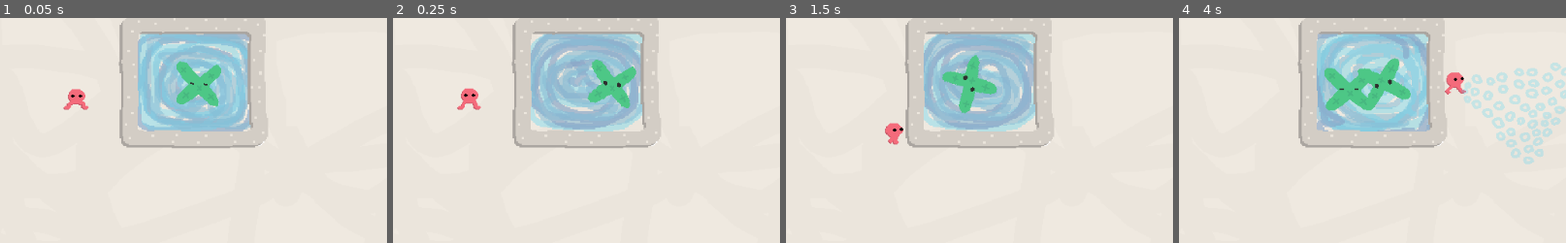
Above: before the commit, frames 1-4 (left to right).
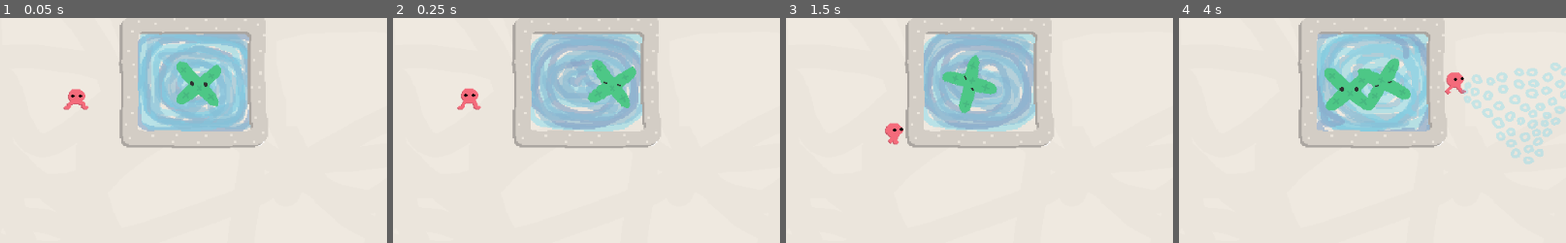
Above: after the commit, the same moments.

Repository: colinkarpfinger/HalfLife3
Game: Godot game, scene res://Scenes/Main.tscn
Same seed, same stepped clock (60 frames per second), same inputs: the game is played once before the commit and once after it. Sound files missing from this copy of the repository are replaced by a short silence.
Inputs (mouse positions are % of the whole screen's width and height, from its top left):
- Up to frame 1 (0.05 s): no input
- Up to frame 2 (0.25 s): no input
- Up to frame 3 (1.5 s): move the mouse to (72, 45) at 0.52 s; press the mouse at (72, 45) at 0.53 s; hold D (move_right) 0.53-1.28 s; move the mouse to (30, 55) at 1.27 s; release the mouse at (30, 55) at 1.28 s; hold S (move_down) from 1.28 s (still down); click (30, 55) at 1.35 s
- Up to frame 4 (4 s): move the mouse to (60, 28) at 2.02 s; release S (move_down) at 2.03 s; press the mouse at (60, 28) at 2.03 s; hold D (move_right) 2.03-2.78 s; move the mouse to (45, 71) at 2.77 s; release the mouse at (45, 71) at 2.78 s; hold W (move_up) 2.78-3.53 s; click (45, 71) at 2.85 s; move the mouse to (80, 66) at 3.52 s; press the mouse at (80, 66) at 3.53 s; hold A (move_left) from 3.53 s (still down)
The pictures show only the part of the screen within x 31-81%, y 36-86%; the shares and areas given below are measured in that part.

The runs differ from the first frame. In frame 1, less than 0.1% of the frame differs, in the area x 49-54%, y 28-31%; in frame 2, less than 0.1%; in frame 3, less than 0.1%; in frame 4, less than 0.1%, in the area x 41-56%, y 27-33%.

Commit message:
Fade in music parts

Diff:
--- a/ParticleTesting/Scripts/ParticleSpawner.gd
+++ b/ParticleTesting/Scripts/ParticleSpawner.gd
@@ -6,6 +6,9 @@
 export var spawn_distance = 15
 export var spawn_time = 6
 
+export var starting_db = -80
+export var final_db = 0
+export var fade_seconds = 8
 export var add_music_particle_threshold_1 = 5
 export var add_music_particle_threshold_2 = 10
 export var add_music_particle_threshold_3 = 20
@@ -73,18 +76,22 @@
 	var randomRotationDegrees = rand_range(0,360)
 	spawn_in_center_at_angle(randomRotationDegrees)
 	spawn_count += 1
-	maybe_add_music()
 
 
-func maybe_add_music():
+func _process(delta):
+	# This is a waste of CPU but whatever
+	var db_step = (final_db - starting_db)*delta/fade_seconds
 	if spawn_count >= add_music_particle_threshold_1:
-		basic_drums.volume_db = 0
+		var db = basic_drums.volume_db
+		basic_drums.volume_db = min(final_db, db+db_step)
 
 	if spawn_count >= add_music_particle_threshold_2:
-		snare_and_kick.volume_db = 0
+		var db = snare_and_kick.volume_db
+		snare_and_kick.volume_db = min(final_db, db+db_step)
 
 	if spawn_count >= add_music_particle_threshold_3:
-		percussive_ornaments.volume_db = 0
+		var db = percussive_ornaments.volume_db
+		percussive_ornaments.volume_db = min(final_db, db+db_step)
 
 func setup_audio():
 	basic_drums = get_node("basic_drums")
--- a/ParticleTesting/Subscenes/Particles/Green.tscn
+++ b/ParticleTesting/Subscenes/Particles/Green.tscn
@@ -64,7 +64,6 @@
 [node name="AnimatedSprite" type="AnimatedSprite" parent="Sprites"]
 frames = SubResource( 5 )
 animation = "blink"
-frame = 1
 playing = true
 script = ExtResource( 6 )
 
